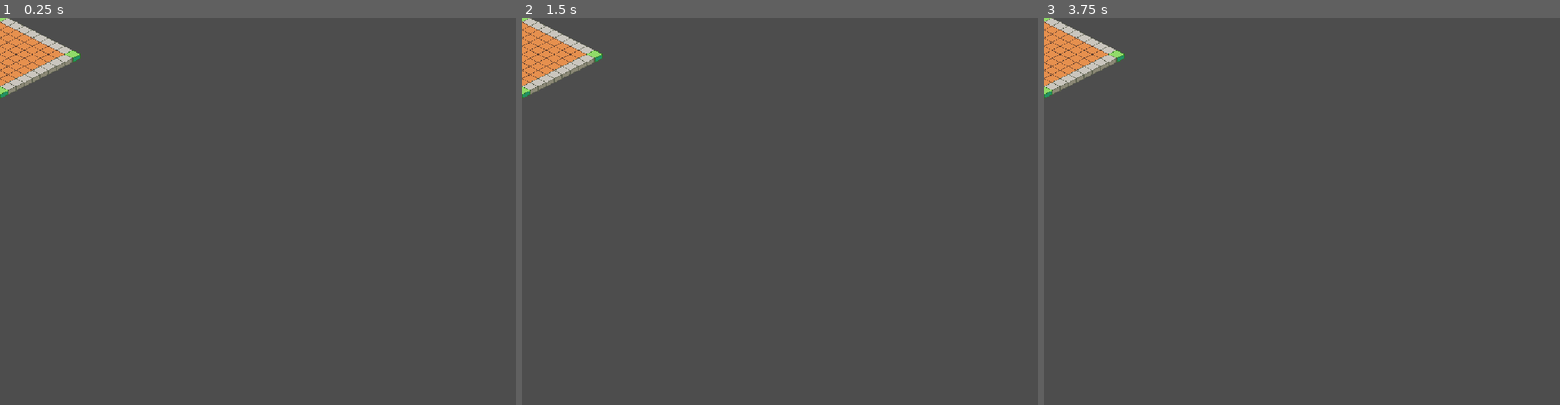
Above: before the commit, frames 1-3 (left to right).
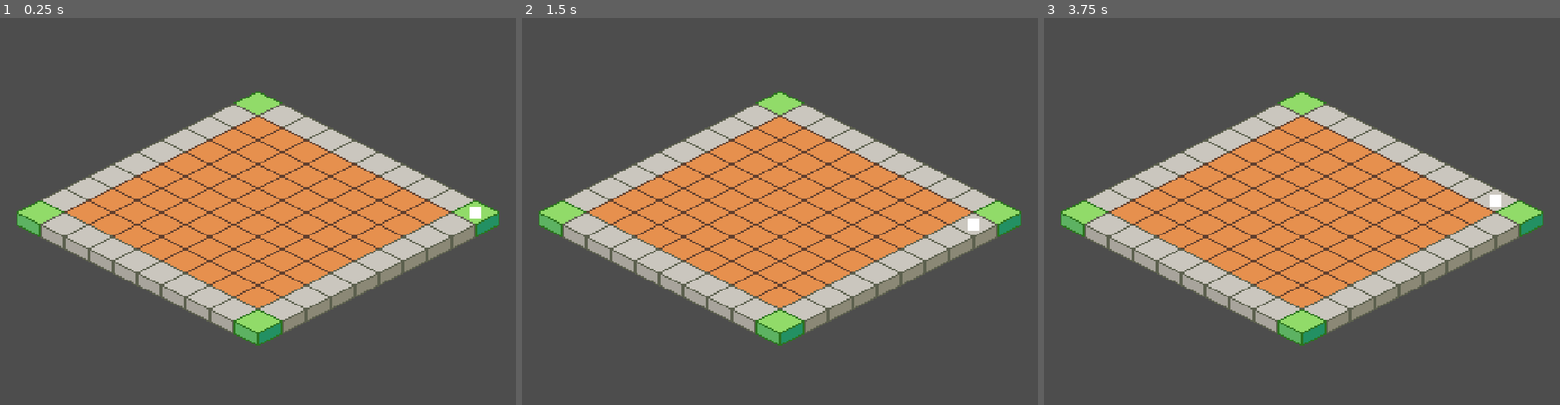
Above: after the commit, the same moments.

Repository: MissionToPsyche-Platinum/platinum_24d_game_psycheopoly-psb
Game: Godot game, scene res://scenes/GameBoard.tscn
Same seed, same stepped clock (60 frames per second), same inputs: the game is played once before the commit and once after it. Before the commit the project has no main scene; this scene is started directly in both runs.
Inputs:
- Up to frame 1 (0.25 s): no input
- Up to frame 2 (1.5 s): tap Enter at 0.5 s; hold Right 0.53-1.28 s; tap Space at 1.25 s; hold Down from 1.28 s (still down)
- Up to frame 3 (3.75 s): tap Enter at 2, 3.5 s; release Down at 2.03 s; hold Right 2.03-2.78 s; tap Space at 2.75 s; hold Up 2.78-3.53 s; hold Left from 3.53 s (still down)

The runs differ from the first frame. In frame 1, 32% of the frame differs, in the area x 0-97%, y 0-85%; in frame 2, 32%; in frame 3, 32%.

Commit message:
feat: implement game piece functionality and scene setup

Diff:
--- a/project.godot
+++ b/project.godot
@@ -11,6 +11,7 @@
 [application]
 
 config/name="capstone"
+run/main_scene="uid://bo41dopsfrh24"
 config/features=PackedStringArray("4.5", "Forward Plus")
 config/icon="res://icon.svg"
 
--- a/scenes/GameBoard.tscn
+++ b/scenes/GameBoard.tscn
@@ -1,5 +1,6 @@
-[gd_scene load_steps=4 format=4 uid="uid://bo41dopsfrh24"]
+[gd_scene load_steps=5 format=4 uid="uid://bo41dopsfrh24"]
 
+[ext_resource type="Script" uid="uid://c21xp0e8s4yfb" path="res://scripts/core/board.gd" id="1_12345"]
 [ext_resource type="Texture2D" uid="uid://dniv1hxldqw3j" path="res://assets/images/isometric-sandbox-sheet.png" id="1_nx74b"]
 
 [sub_resource type="TileSetAtlasSource" id="TileSetAtlasSource_i37i2"]
@@ -101,6 +102,7 @@
 sources/0 = SubResource("TileSetAtlasSource_i37i2")
 
 [node name="GameBoard" type="Node2D"]
+script = ExtResource("1_12345")
 
 [node name="TileMap" type="Node2D" parent="."]
 
@@ -109,3 +111,7 @@
 texture_filter = 1
 tile_map_data = PackedByteArray("AAD//wAAAAABAAAAAAD//wEAAAABAAMAAAD//wIAAAABAAMAAAD//wMAAAABAAMAAAD//wQAAAABAAMAAAD//w …(1520 unchanged characters)…
 tile_set = SubResource("TileSet_17g6i")
+
+[node name="Camera2D" type="Camera2D" parent="."]
+offset = Vector2(0, 71.235)
+zoom = Vector2(3, 3)
--- /dev/null
+++ b/scenes/Piece.tscn
@@ -0,0 +1,12 @@
+[gd_scene load_steps=2 format=3 uid="uid://dow8cthtuw840"]
+
+[ext_resource type="Script" uid="uid://bhhg7mtk48h7f" path="res://scripts/core/piece.gd" id="1_abcde"]
+
+[node name="Piece" type="Node2D"]
+script = ExtResource("1_abcde")
+
+[node name="ColorRect" type="ColorRect" parent="."]
+offset_left = -4.0
+offset_top = -4.0
+offset_right = 4.0
+offset_bottom = 4.0
--- a/scripts/core/board.gd
+++ b/scripts/core/board.gd
@@ -0,0 +1,14 @@
+extends Node2D
+
+# Reference to the piece
+var piece: Node2D = null
+
+
+func _ready() -> void:
+	# Load and spawn the piece
+	var piece_scene = preload("res://scenes/Piece.tscn")
+	piece = piece_scene.instantiate()
+	add_child(piece)
+
+	# Start the piece at position (8, 0) on the board
+	piece.move_to(8, 0)
--- /dev/null
+++ b/scripts/core/piece.gd
@@ -0,0 +1,69 @@
+extends Node2D
+
+# Current board position (grid coordinates)
+var board_x: int = 0
+var board_y: int = 0
+
+# Reference to the TileMapLayer
+var tile_map: TileMapLayer = null
+
+
+func _ready() -> void:
+	# Find the TileMapLayer in the scene
+	tile_map = get_tree().root.find_child("TileMapLayer", true, false)
+	if tile_map:
+		update_position()
+
+
+# Move the piece to a board position
+func move_to(x: int, y: int) -> void:
+	board_x = x
+	board_y = y
+	update_position()
+
+
+# Convert grid position to world position and update
+func update_position() -> void:
+	if tile_map:
+		var world_pos = tile_map.map_to_local(Vector2i(board_x, board_y))
+		position = world_pos
+
+
+# Check if position is on the board edge
+func is_valid_position(x: int, y: int) -> bool:
+	# Bottom edge
+	if y == 9 and x >= -1 and x <= 8:
+		return true
+	# Right edge
+	if x == 8 and y >= 0 and y <= 9:
+		return true
+	# Top edge
+	if y == 0 and x >= -1 and x <= 8:
+		return true
+	# Left edge
+	if x == -1 and y >= 0 and y <= 9:
+		return true
+	return false
+
+
+# Simple keyboard controls for testing
+# TODO: Replace this with movement based on game logic
+func _input(event: InputEvent) -> void:
+	if event is InputEventKey and event.pressed:
+		var new_x := board_x
+		var new_y := board_y
+
+		if event.keycode == KEY_UP or event.keycode == KEY_W:
+			new_y -= 1
+		elif event.keycode == KEY_DOWN or event.keycode == KEY_S:
+			new_y += 1
+		elif event.keycode == KEY_LEFT or event.keycode == KEY_A:
+			new_x -= 1
+		elif event.keycode == KEY_RIGHT or event.keycode == KEY_D:
+			new_x += 1
+
+		# Only move if the new position is valid
+		if is_valid_position(new_x, new_y):
+			board_x = new_x
+			board_y = new_y
+			update_position()
Not shown, added: scripts/core/piece.gd.uid
